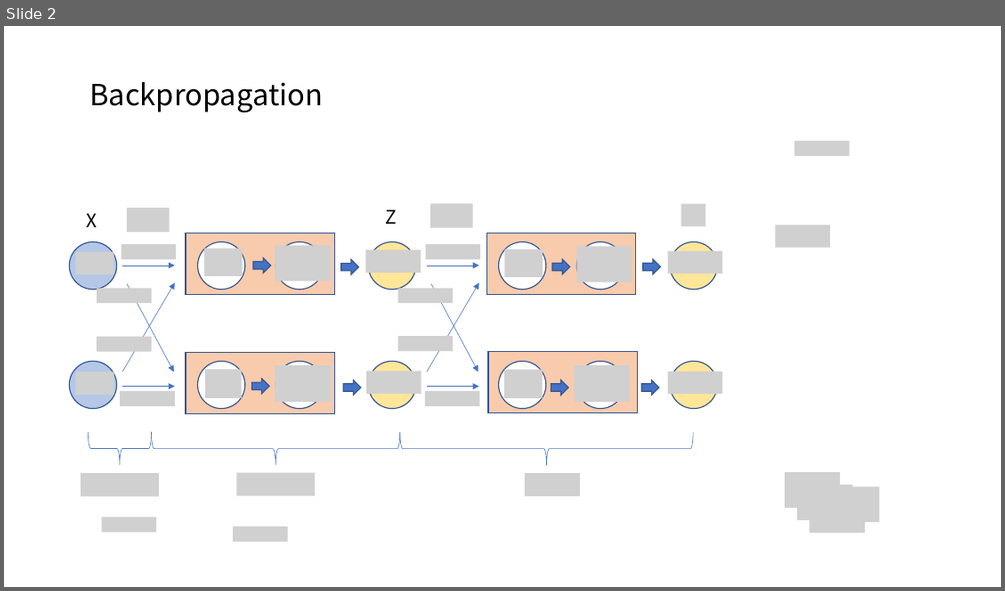
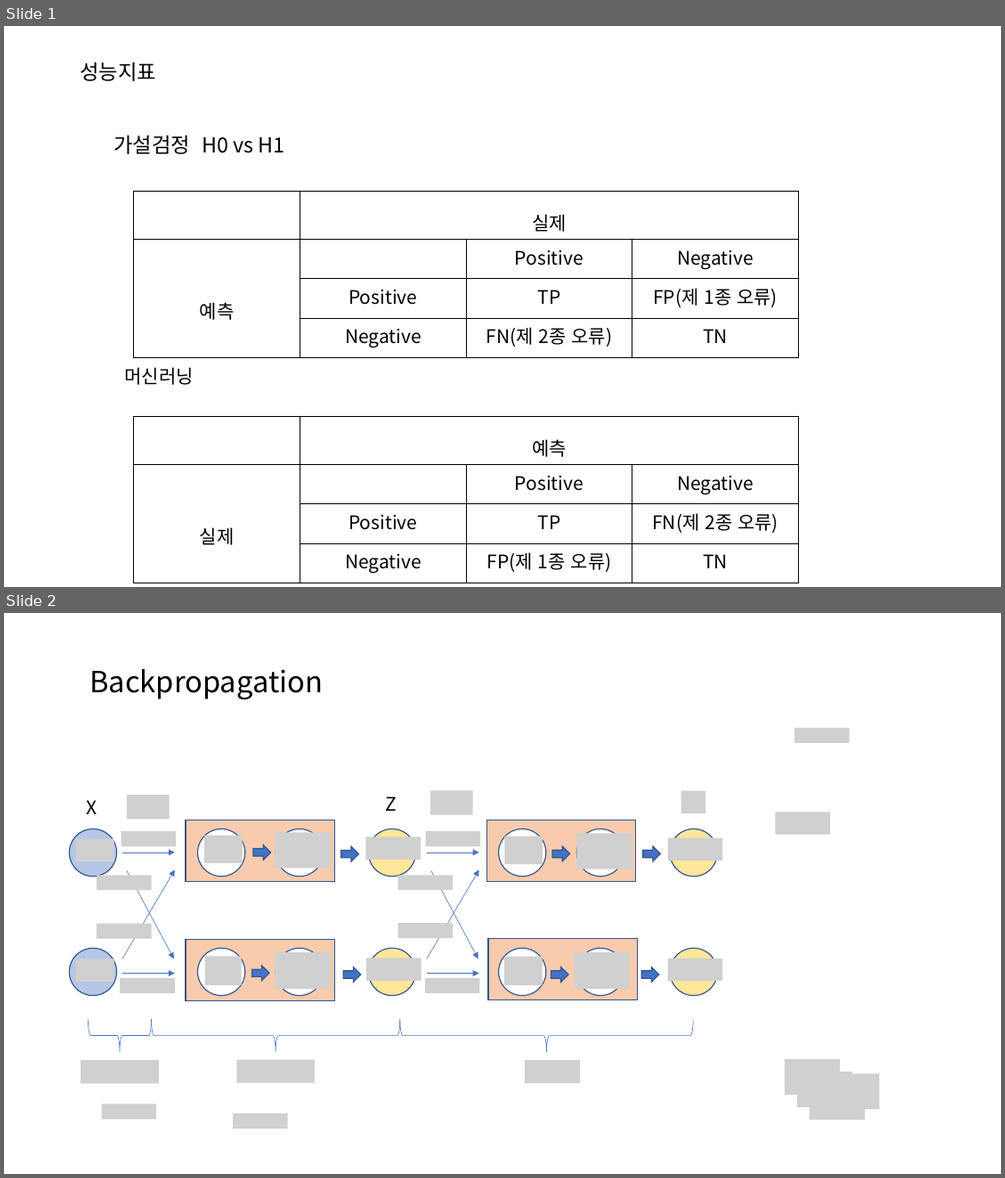
Before and after one commit to dudungE/AI_basic, a slide deck: AI개념도식.pptx. Shown one above the other, each under a label of ours: slide 2 before the commit, slides 1 and 2 after it. The pictures are 1005x591 and 1005x1178 pixels, drawn with LibreOffice and Linux fonts; fonts in the diff are those of the drawing; grey boxes stand for pictures. Boxes give left, top, right and bottom in pixels: in the first picture for what was removed or moved away, otherwise in the second. Text is boxed around its words. In the diff, an @@ line names an element or a change of style, - is before the commit and + after.

Commit message:
성능지표update

```diff
--- a/AI개념도식.pptx
+++ b/AI개념도식.pptx
@@ slide 1 added at (x1=4, y1=26, x2=1001, y2=587), background #FFFFFF @@
@@ title added at (x1=80, y1=62, x2=156, y2=81), 20 pt, text #000000 @@
+성능지표
@@ text added at (x1=113, y1=135, x2=285, y2=154), 20 pt, text #000000 @@
+가설검정 H0 vs H1
@@ table added at (x1=134, y1=192, x2=798, y2=351), 4 rows, 4 columns @@
+ | 실제 |  | 
+예측 |  | Positive | Negative
+ | Positive | TP | FP(제 1종 오류)
+ | Negative | FN(제 2종 오류) | TN
@@ text added at (x1=124, y1=367, x2=193, y2=385), 18 pt, text #000000 @@
+머신러닝
@@ table added at (x1=134, y1=417, x2=798, y2=576), 4 rows, 4 columns @@
+ | 예측 |  | 
+실제 |  | Positive | Negative
+ | Positive | TP | FN(제 2종 오류)
+ | Negative | FP(제 1종 오류) | TN
```
Also in this commit, not shown: 1 slide removed.
